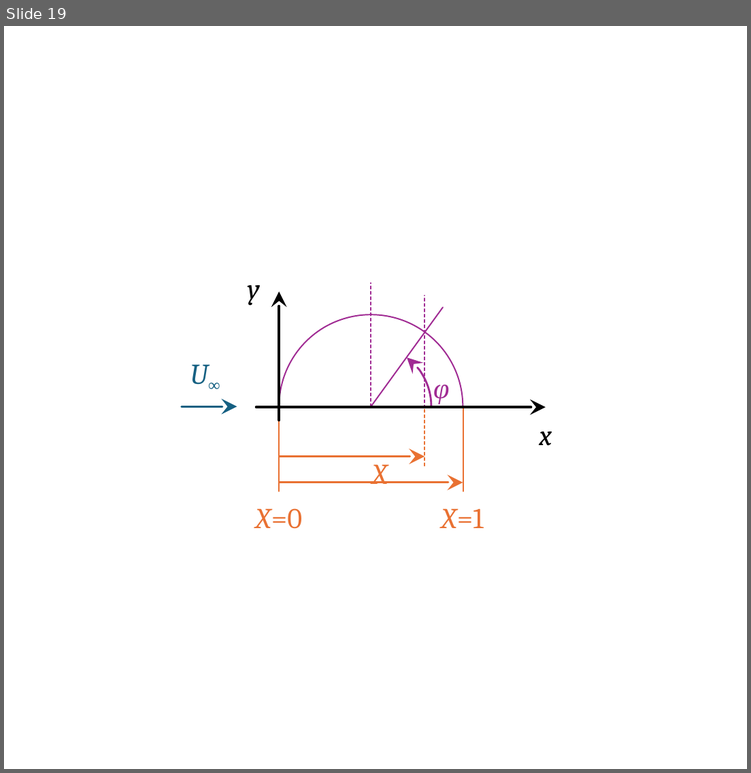
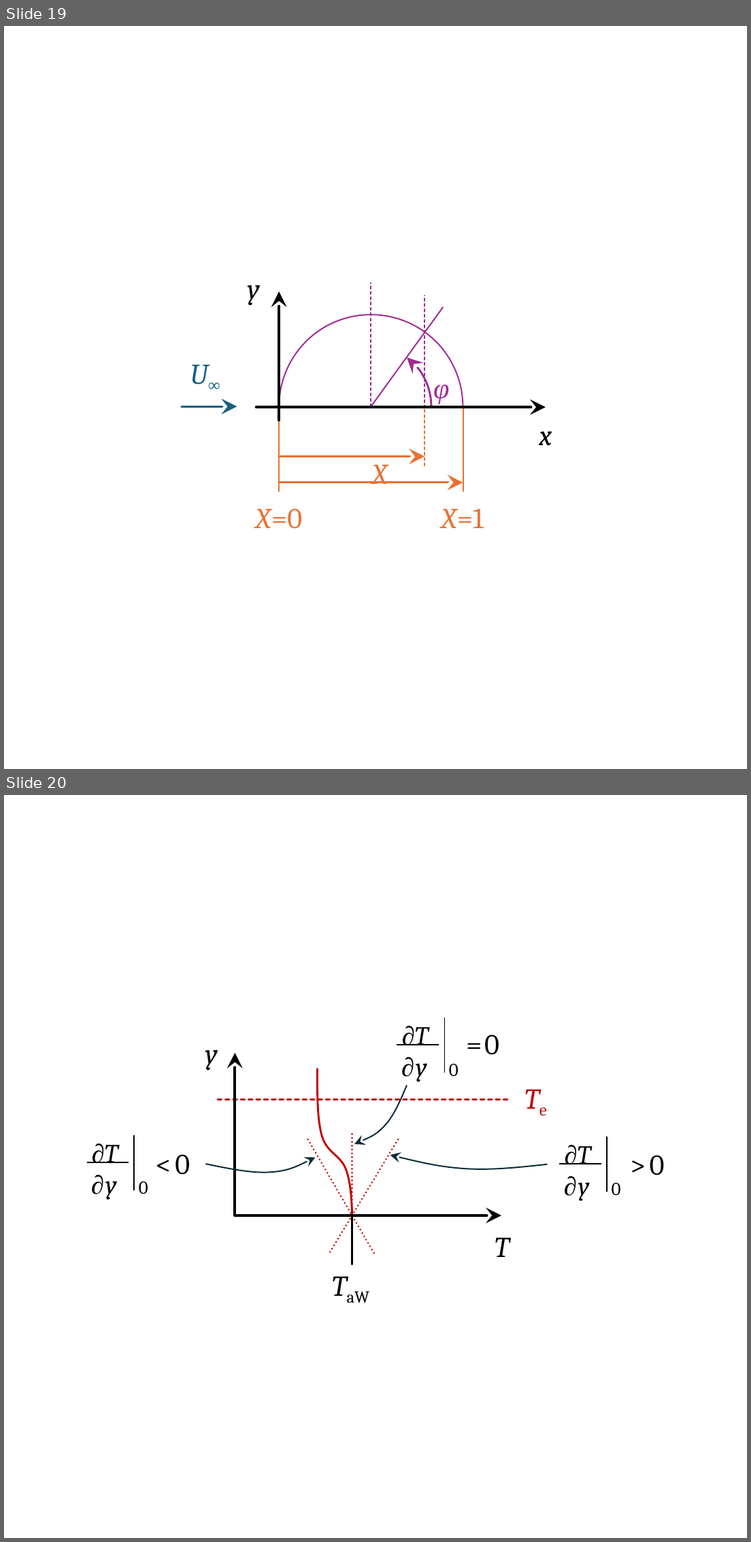
Before and after one commit to m4zeRobot/Project-FoSa, a slide deck: Strömungslehre 2/images/SL2-Images.pptx. Shown one above the other, each under a label of ours: slide 19 before the commit, slides 19 and 20 after it. The pictures are 751x773 and 751x1542 pixels, drawn with LibreOffice and Linux fonts; fonts in the diff are those of the drawing. Boxes give left, top, right and bottom in pixels: in the first picture for what was removed or moved away, otherwise in the second. Text is boxed around its words. In the diff, an @@ line names an element or a change of style, - is before the commit and + after.

```diff
--- a/Strömungslehre 2/images/SL2-Images.pptx
+++ b/Strömungslehre 2/images/SL2-Images.pptx
@@ slide 20 added at [4, 795, 747, 1538], background #FFFFFF @@
@@ text added at [484, 1034, 499, 1055], 11 pt, text #000000 @@
+= 0
@@ freeform shape added at [306, 1068, 362, 1215], outline #C00000 0.75 pt @@
@@ group added at [396, 1017, 458, 1082]: 3 texts, 2 lines @@
+∂T
+∂ y
+0
@@ text added at [500, 1072, 571, 1127], 11 pt, text #C00000, italic @@
+Te
@@ line added from (217, 1098) to (507, 1098), #C00000 0.75 pt dashed @@
@@ freeform shape added at [355, 1085, 407, 1144], outline #092A39 0.5 pt @@
@@ line added from (307, 1140) to (373, 1253), #C00000 0.75 pt dashed @@
@@ line added from (398, 1140) to (330, 1253), #C00000 0.75 pt dashed @@
@@ line added from (351, 1134) to (351, 1215), #C00000 0.75 pt dashed @@
@@ text added at [175, 1154, 190, 1174], 11 pt, text #000000 @@
+< 0
@@ freeform shape added at [206, 1157, 315, 1172], outline #092A39 0.5 pt @@
@@ freeform shape added at [390, 1155, 547, 1170], outline #092A39 0.5 pt @@
@@ text added at [649, 1155, 664, 1175], 11 pt, text #000000 @@
+> 0
@@ group added at [87, 1134, 148, 1200]: 3 texts, 2 lines @@
+∂T
+∂ y
+0
@@ group added at [558, 1136, 621, 1201]: 3 texts, 2 lines @@
+∂T
+∂ y
+0
@@ line added from (351, 1215) to (351, 1264), #000000 0.75 pt @@
@@ group added at [205, 1050, 509, 1257]: 2 arrows, 2 texts @@
+y
+T
@@ text added at [296, 1259, 404, 1313], 11 pt, text #000000 @@
+TaW
```
Also in this commit, not shown: 3 other files.
